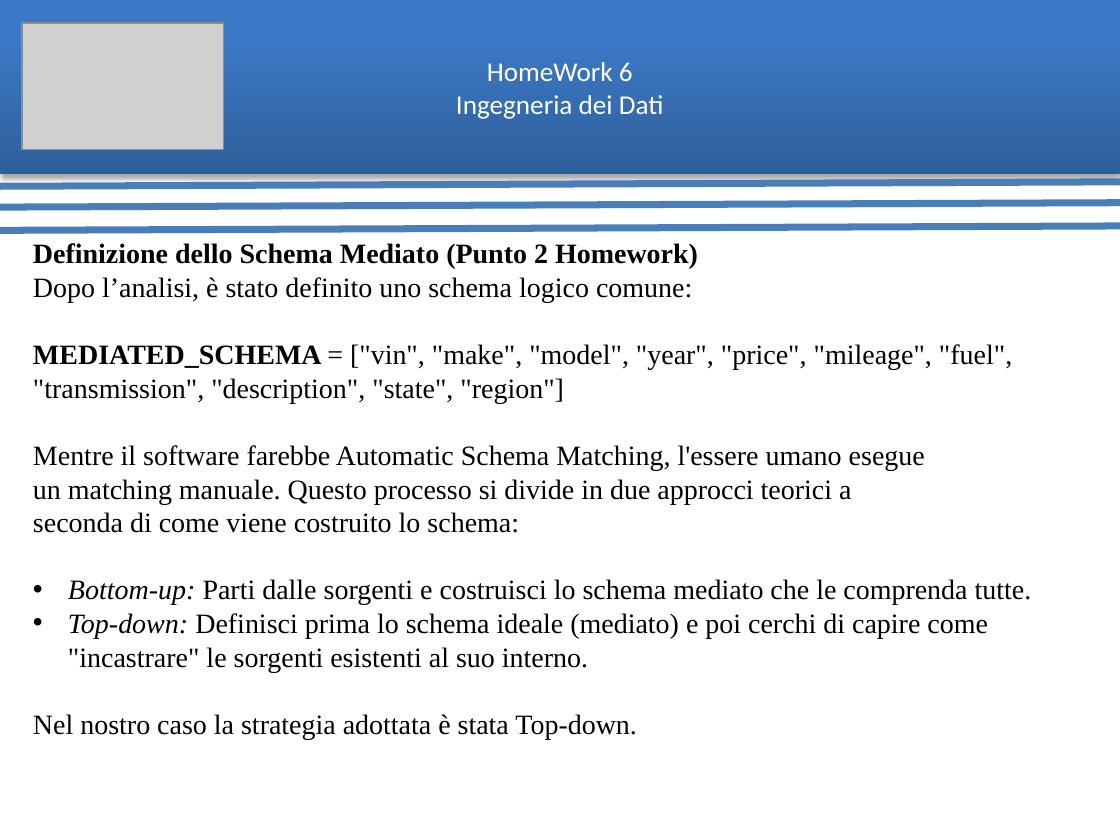
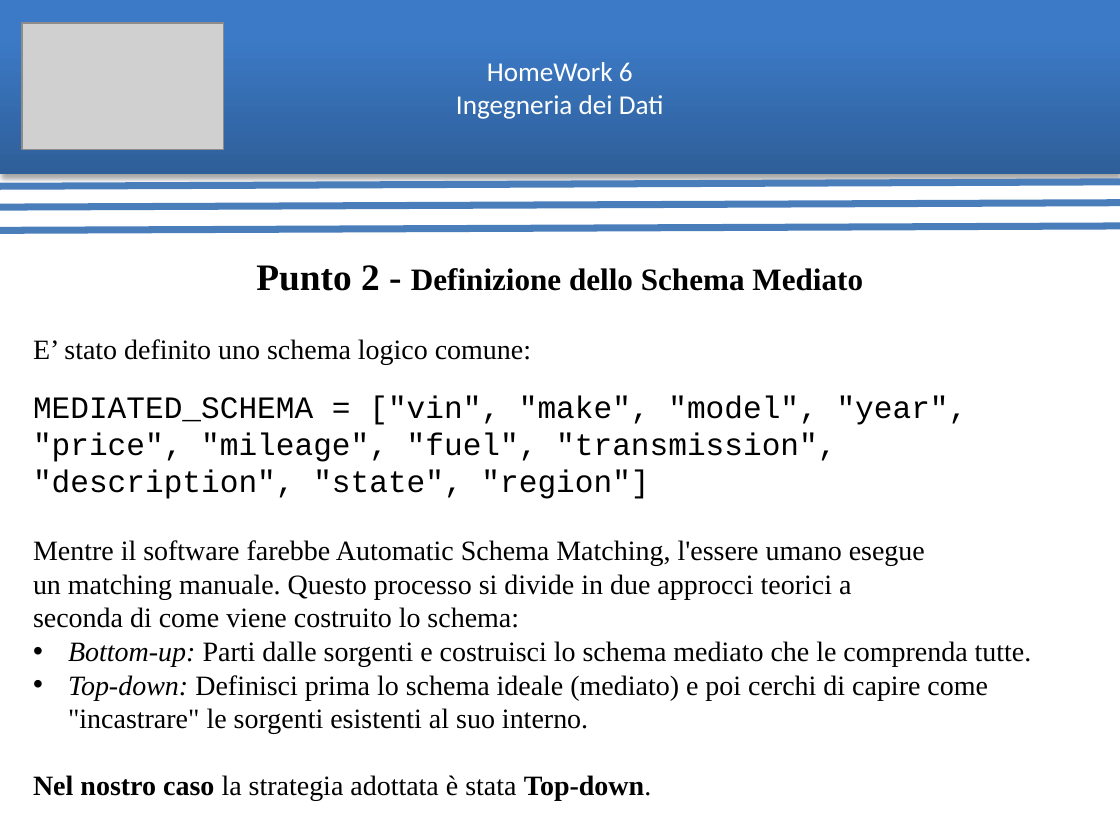
Before and after one commit to ArthexTheKing/Ingegneria-dei-Dati, a slide deck: slide 5 of Homework 6/pdf/Presentazione HomeWork 6.pptx (slide 4 before the commit). Drawn at 1120x840 pixels with LibreOffice and Linux fonts; fonts in the diff are those of the drawing; grey boxes stand for pictures. Boxes give left, top, right and bottom in pixels: in the first picture for what was removed or moved away, otherwise in the second. Text is boxed around its words. In the diff, an @@ line names an element or a change of style, - is before the commit and + after.

```diff
--- a/Homework 6/pdf/Presentazione HomeWork 6.pptx
+++ b/Homework 6/pdf/Presentazione HomeWork 6.pptx
@@ text "Punto 2 - Definizione dello ...": place and size @@
-text "Punto 2 - Definizione dello ..." at <box>33,243,1032,739</box>
+text "Punto 2 - Definizione dello ..." at <box>33,265,1032,801</box>
@@ text at <box>33,265,863,364</box>: text changed @@
-Definizione dello Schema Mediato (Punto 2 Homework)
-Dopo l’analisi, è stato definito uno schema logico comune:
+Punto 2 - Definizione dello Schema Mediato
+E’ stato definito uno schema logico comune:
@@ text at <box>33,395,968,801</box>: size 18 to 20 pt, font Times New Roman to Courier New in "MEDIATED_SCHEMA = ["vin", "make", "model", "year", "price", ..."; bold off in "MEDIATED_SCHEMA"; bold on in "Nel nostro caso Top-down." @@
```
Also in this commit, not shown: 9 other slides changed, 4 slides added, 3 slides removed, 1 other file.
